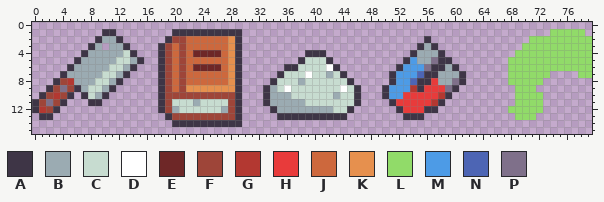
Two versions of one sprite sheet, data/textures/upgrade_icons.png. Above: the version before the commit.
The file is 80x16 pixels.
Palette (. is transparent): A #3e3546  B #9babb2  C #c7dcd0  D #ffffff  E #6e2727  F #9e4539  G #b33831  H #e83b3b  J #cd683d  K #e6904e  L #91db69  M #4d9be6  N #4d65b4  P #7f708a
Pixels before, first column x 0:
 1 ..........AA........AAAAAAAAAA............................................LLLLL.
 2 .........ABBA......AFFJJJJJJKA..........................A..............LLLLLLLLL
 3 ........AB.BBA....AFJFJJJJJJKA.........................ABA............LLLLLLLLLL
 4 .......ABBBBBCA...AFJFJEEEEJKA.........AAA............ABBBA..........LLLLLLLLLLL
 5 ......ABBBBBCCBA..AFJFJJJJJJKA........ACCCA..........AMBBPAA........LLLLLLLLLLLL
 6 .....ABBBBBCCBA...AFJFJEEEEJKA......AACCCCDA........AMMMPAABA.......LLLLLLLLLLLL
 7 ....ABBBBBCCBA....AFJFJJJJJJKA.....ACCCDCCBCA......AMMMNAABBBA......LLLLLL....LL
 8 ...AFGBBBCCBA.....AFJFJJJJJJKA....ACCCBCCCCCCA.....AMMNAAHBBPA......LLLLL.......
 9 ..AFPFABCCBA......AFJFKKKKKKKA...ABCDCCCCCCCDCA...AMMMGAHHHPA........LLL........
10 .AFGFA.ACBA.......AFFFFFFFFFFA...ABBBCCCCCCBCCA...AMMHHHHHGA.........LLLL.......
11 AFPFA...AA........AFCCCBCCCCFA...ABBBBBCCCCCCCA....AHHHHHGA..........LLLL.......
12 AGFA..............AFBCCCCCCBFA....ABBBBBBBBCCA......AHHHAA..........LLLLL.......
13 .AA................AFFFFFFFFFA.....AAAAAAAAAA........AAA.............LLL........
14 ....................AAAAAAAAAA..................................................
The same view after the edit:
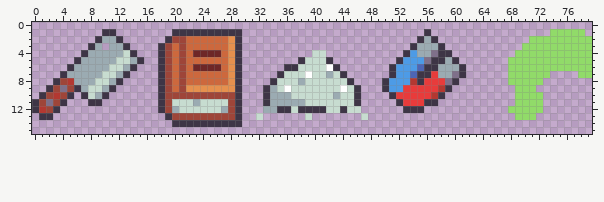
The exact change:
y 1: x 56 . -> A
y 2: x 55..57 .A. -> ABA
y 3: x 54..55 .A -> AB; x 57..58 A. -> BA
y 4: x 39..41 AAA -> .CC; x 53..54 .A -> AM; x 57 B -> P; x 59 . -> A
y 5: x 52..53 .A -> AM; x 55..57 BBP -> MPA; x 59..60 A. -> BA
y 6: x 51..52 .A -> AM; x 55..56 MP -> NA; x 58 A -> B; x 60..61 A. -> BA
y 7: x 54..55 MN -> NA; x 57 A -> H; x 60 B -> P
y 8: x 50..51 .A -> AM; x 54 N -> G; x 56 A -> H; x 58..61 BBPA -> HPA.
y 9: x 53..55 MGA -> HHH; x 58..60 HPA -> GA.
y 10: x 50..52 AMM -> .AH; x 57..59 HGA -> GA.
y 11: x 51..52 AH -> .A; x 56..58 HGA -> AA.
y 12: x 33..42 .ABBBBBBBB -> BBAACAAAAC; x 44..46 CA. -> ACC; x 52..57 AHHHAA -> .AAA..
y 13: x 32 . -> C; x 35..44 AAAAAAAAAA -> ....C.....; x 47 . -> C; x 53..55 AAA -> ...
